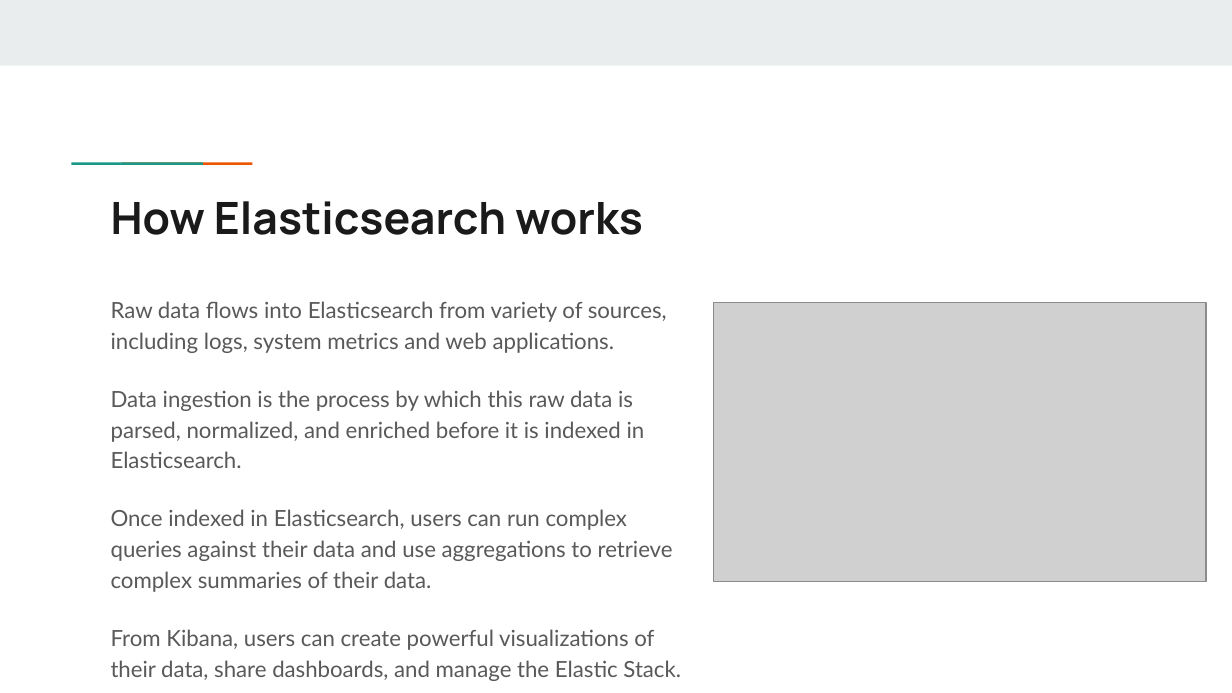
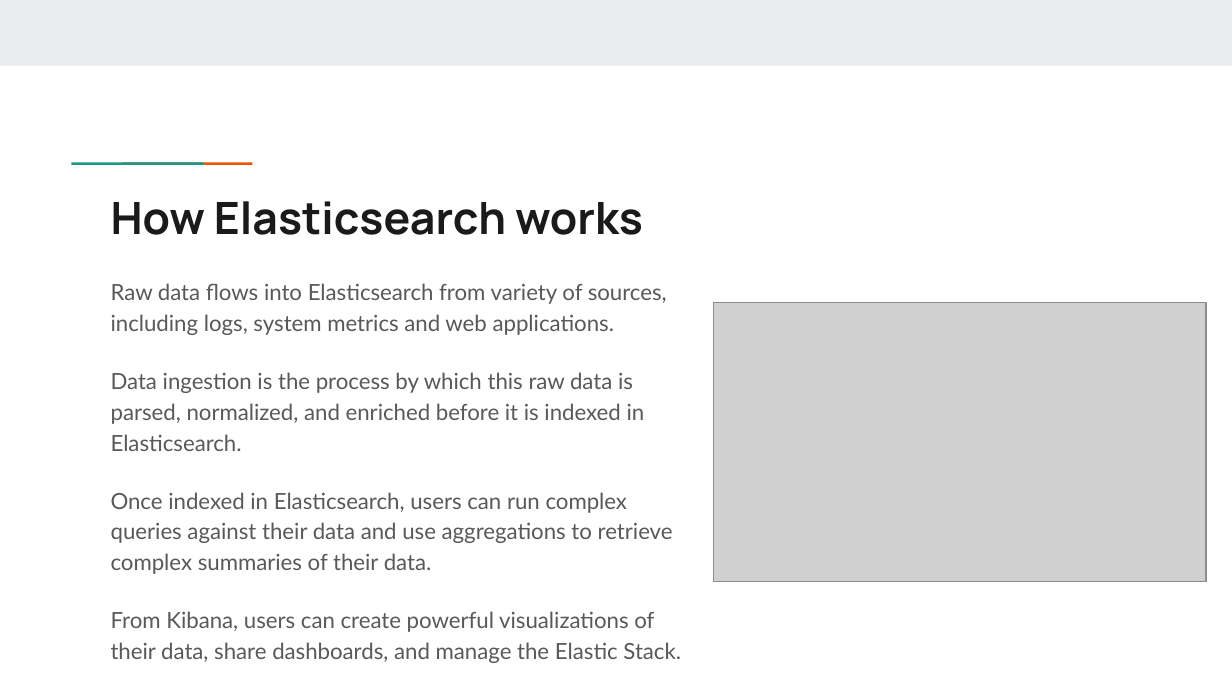
Before and after one commit to muhammedsaidkaya/notes--elk-stack, a slide deck: slide 10 of ELK STACK Sunum.pptx. Drawn at 1232x693 pixels with LibreOffice and Linux fonts; fonts in the diff are those of the drawing; grey boxes stand for pictures. Boxes give left, top, right and bottom in pixels: in the first picture for what was removed or moved away, otherwise in the second. Text is boxed around its words. In the diff, an @@ line names an element or a change of style, - is before the commit and + after.

Commit message:
pdf and pptx updated.

```diff
--- a/ELK STACK Sunum.pptx
+++ b/ELK STACK Sunum.pptx
@@ text "Raw data flows into Elasticsearch ...": place and size @@
-text "Raw data flows into Elasticsearch ..." at <box>111,301,681,681</box>
+text "Raw data flows into Elasticsearch ..." at <box>111,283,681,663</box>
```
Also in this commit, not shown: 2 slides added, 2 slides removed, 1 other file.
